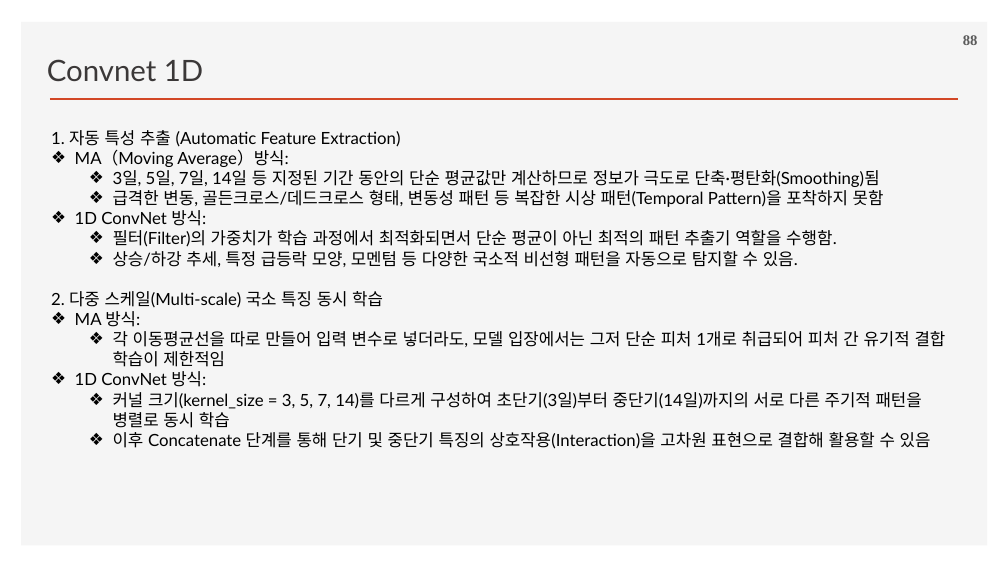
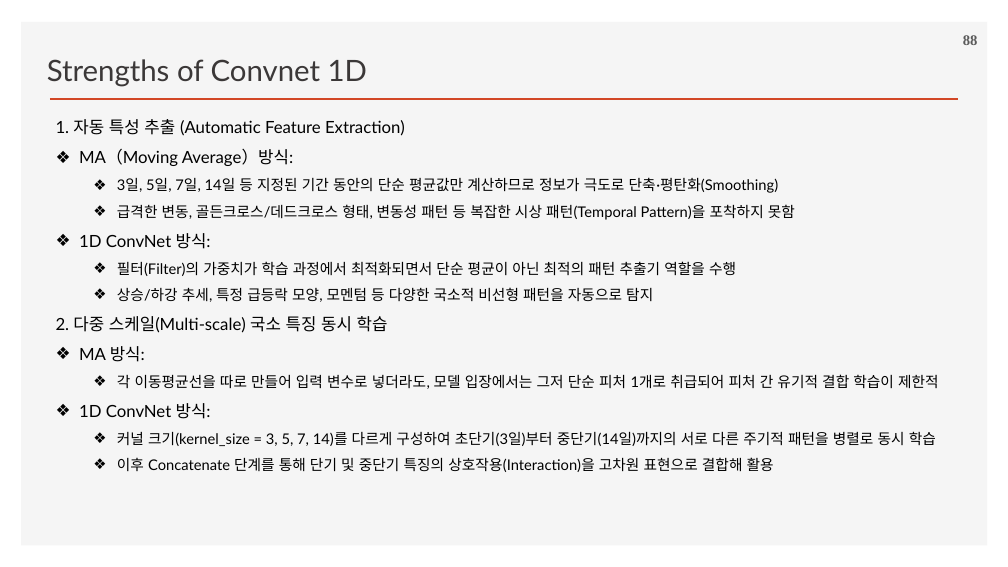
Before and after one commit to ancestor9/2026_Fall_Deep-Learning-with-Python, a slide deck: slide 88 of Chapter 08 Image Classification.pptx. Drawn at 1008x567 pixels with LibreOffice and Linux fonts; fonts in the diff are those of the drawing; background and template pictures are left out. Boxes give left, top, right and bottom in pixels: in the first picture for what was removed or moved away, otherwise in the second. Text is boxed around its words. In the diff, an @@ line names an element or a change of style, - is before the commit and + after.

```diff
--- a/Chapter 08 Image Classification.pptx
+++ b/Chapter 08 Image Classification.pptx
@@ text at (47,59,367,86): text changed @@
-Convnet 1D
+Strengths of Convnet 1D
@@ text "1. 자동 특성 추출 (Automatic ...": place and size @@
-text "1. 자동 특성 추출 (Automatic ..." at (51,130,946,449)
+text "1. 자동 특성 추출 (Automatic ..." at (56,119,939,472)
@@ text at (56,119,936,446): size 16 to 14 pt in "급격한 변동, 골든크로스/데드크로스 형태, 변동성 패턴 등 ...", "커널 크기(kernel_size = 3, 5, 7, 14)를 ..."; line spacing 1 to 1.5 @@
@@ text at (117,177,779,193): text changed; size 16 to 14 pt @@
-  ❖ 3일, 5일, 7일, 14일 등 지정된 기간 동안의 단순 평균값만 계산하므로 정보가 극도로 단축·평탄화(Smoothing)됨
+  ❖ 3일, 5일, 7일, 14일 등 지정된 기간 동안의 단순 평균값만 계산하므로 정보가 극도로 단축·평탄화(Smoothing)
@@ text at (117,261,736,302): text changed; size 16 to 14 pt @@
-  ❖ 필터(Filter)의 가중치가 학습 과정에서 최적화되면서 단순 평균이 아닌 최적의 패턴 추출기 역할을 수행함.
-  ❖ 상승/하강 추세, 특정 급등락 모양, 모멘텀 등 다양한 국소적 비선형 패턴을 자동으로 탐지할 수 있음.
+  ❖ 필터(Filter)의 가중치가 학습 과정에서 최적화되면서 단순 평균이 아닌 최적의 패턴 추출기 역할을 수행
+  ❖ 상승/하강 추세, 특정 급등락 모양, 모멘텀 등 다양한 국소적 비선형 패턴을 자동으로 탐지
@@ text at (117,374,939,389): text changed; size 16 to 14 pt @@
-  ❖ 각 이동평균선을 따로 만들어 입력 변수로 넣더라도, 모델 입장에서는 그저 단순 피처 1개로 취급되어 피처 간 유기적 결합 학습이 제한적임
+  ❖ 각 이동평균선을 따로 만들어 입력 변수로 넣더라도, 모델 입장에서는 그저 단순 피처 1개로 취급되어 피처 간 유기적 결합 학습이 제한적
@@ text at (117,457,774,472): text changed; size 16 to 14 pt @@
-  ❖ 이후 Concatenate 단계를 통해 단기 및 중단기 특징의 상호작용(Interaction)을 고차원 표현으로 결합해 활용할 수 있음
+  ❖ 이후 Concatenate 단계를 통해 단기 및 중단기 특징의 상호작용(Interaction)을 고차원 표현으로 결합해 활용
```
Also in this commit, not shown: 3 other slides changed.
